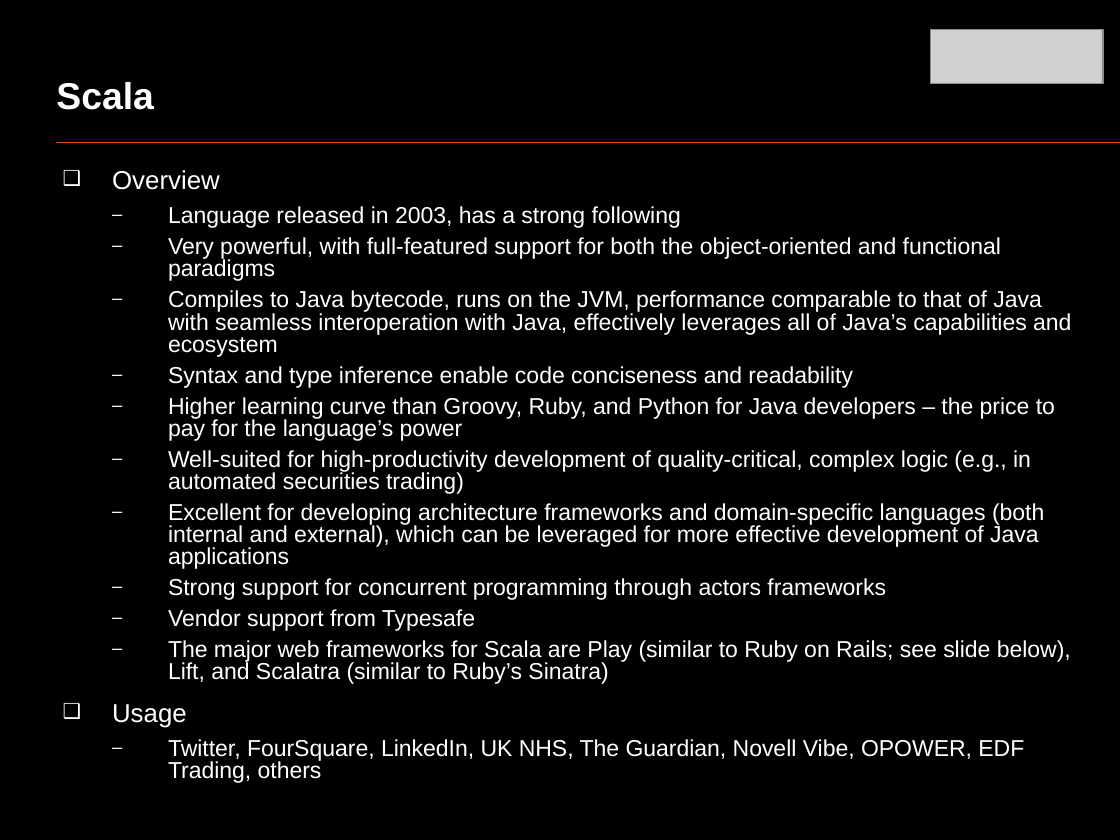
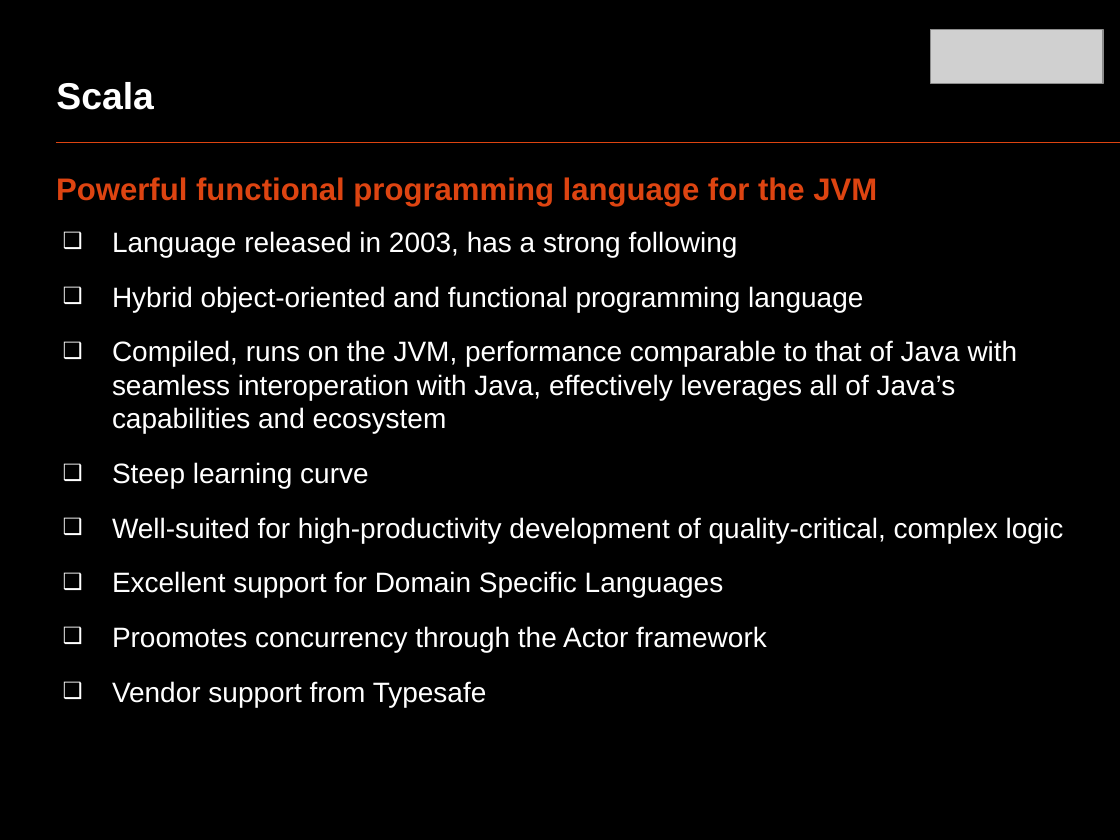
Before and after one commit to oscarrenalias/openslava-2013, a slide deck: slide 19 of Dynamic languages/OpenSlava 2013 - Dynamic languages.pptx (slide 13 before the commit). Drawn at 1120x840 pixels with LibreOffice and Linux fonts; fonts in the diff are those of the drawing; grey boxes stand for pictures. Boxes give left, top, right and bottom in pixels: in the first picture for what was removed or moved away, otherwise in the second. Text is boxed around its words. In the diff, an @@ line names an element or a change of style, - is before the commit and + after.

```diff
--- a/Dynamic languages/OpenSlava 2013 - Dynamic languages.pptx
+++ b/Dynamic languages/OpenSlava 2013 - Dynamic languages.pptx
@@ text at box(56, 177, 877, 206): text changed; size 16.6 to 20 pt; text colour #FFFFFF to #DD4411; bold on @@
-  ❑ Overview
+Powerful functional programming language for the JVM
@@ text at box(112, 231, 738, 707): size 14.8 to 18 pt in "Language released in 2003, has a strong ...", "Vendor support from Typesafe"; bullet – to ❑; list level 3 to 2 in "Language released in 2003, has ..."; line spacing 0.8 to 1; list level 3 to 2 in "Vendor support from Typesafe" @@
@@ text at box(112, 286, 1064, 652): text changed; size 14.8 to 18 pt @@
-    – Very powerful, with full-featured support for both the object-oriented and functional paradigms
-    – Compiles to Java bytecode, runs on the JVM, performance comparable to that of Java with seamless interoperation with Java, effectively leverages all of Java’s capabilities and ecosystem
-    – Syntax and type inference enable code conciseness and readability
-    – Higher learning curve than Groovy, Ruby, and Python for Java developers – the price to pay for the language’s power
-    – Well-suited for high-productivity development of quality-critical, complex logic (e.g., in automated securities trading)
-    – Excellent for developing architecture frameworks and domain-specific languages (both internal and external), which can be leveraged for more effective development of Java applications
-    – Strong support for concurrent programming through actors frameworks
+  ❑ Hybrid object-oriented and functional programming language
+  ❑ Compiled, runs on the JVM, performance comparable to that of Java with seamless interoperation with Java, effectively leverages all of Java’s capabilities and ecosystem
+  ❑ Steep learning curve
+  ❑ Well-suited for high-productivity development of quality-critical, complex logic
+  ❑ Excellent support for Domain Specific Languages
+  ❑ Proomotes concurrency through the Actor framework
@@ text at box(112, 640, 1071, 783): paragraphs removed @@
-    – The major web frameworks for Scala are Play (similar to Ruby on Rails; see slide below), Lift, and Scalatra (similar to Ruby’s Sinatra)
-  ❑ Usage
-    – Twitter, FourSquare, LinkedIn, UK NHS, The Guardian, Novell Vibe, OPOWER, EDF Trading, others
```
Also in this commit, not shown: 11 other slides changed, 9 slides added.
